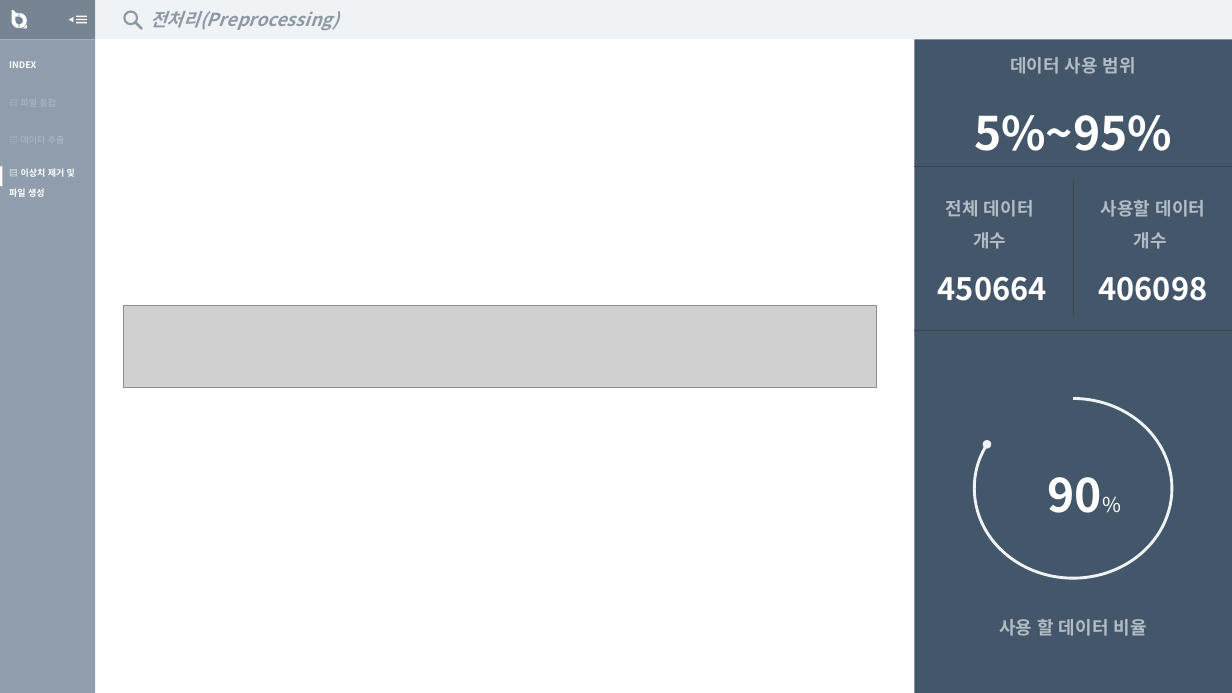
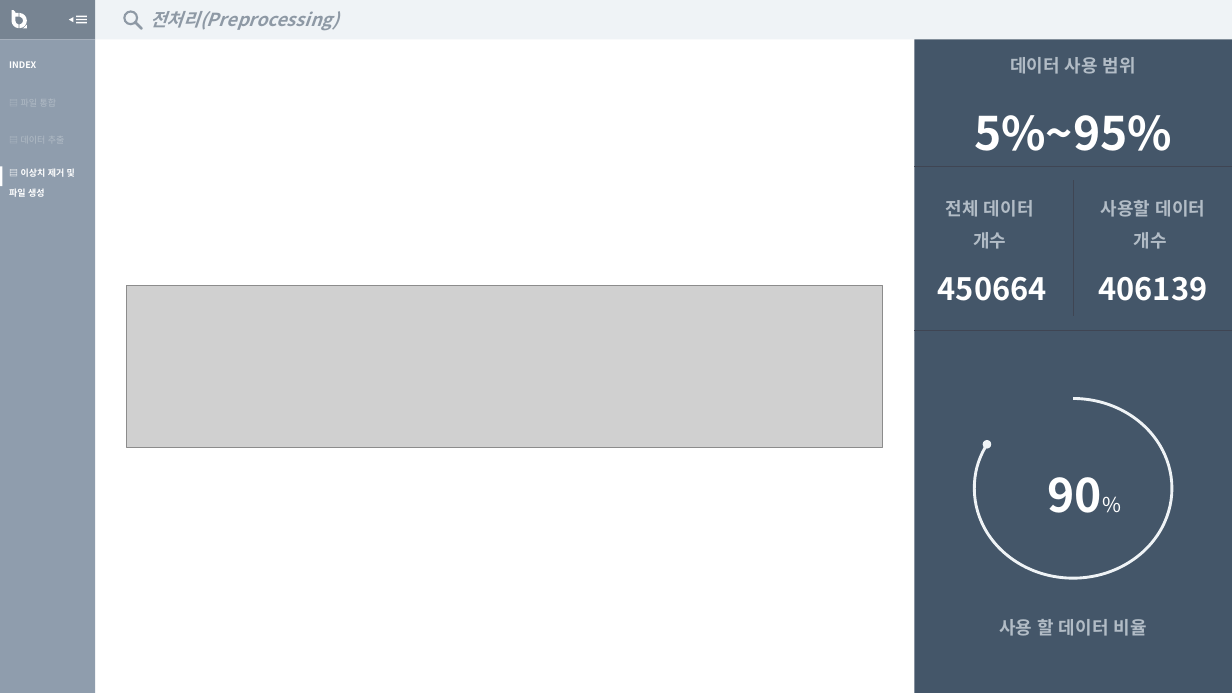
Before and after one commit to cook1eee100/categoryclassification, a slide deck: slide 9 of preprocessing/20154315(2).pptx. Drawn at 1232x693 pixels with LibreOffice and Linux fonts; fonts in the diff are those of the drawing; grey boxes stand for pictures. Boxes give left, top, right and bottom in pixels: in the first picture for what was removed or moved away, otherwise in the second. Text is boxed around its words. In the diff, an @@ line names an element or a change of style, - is before the commit and + after.

```diff
--- a/preprocessing/20154315(2).pptx
+++ b/preprocessing/20154315(2).pptx
@@ picture: place and size @@
-picture at [123,305,877,388]
+picture at [127,286,883,448]
@@ text at [1098,277,1207,301]: text changed @@
-406098
+406139
```
Also in this commit, not shown: 5 other slides changed, 3 slides removed.
